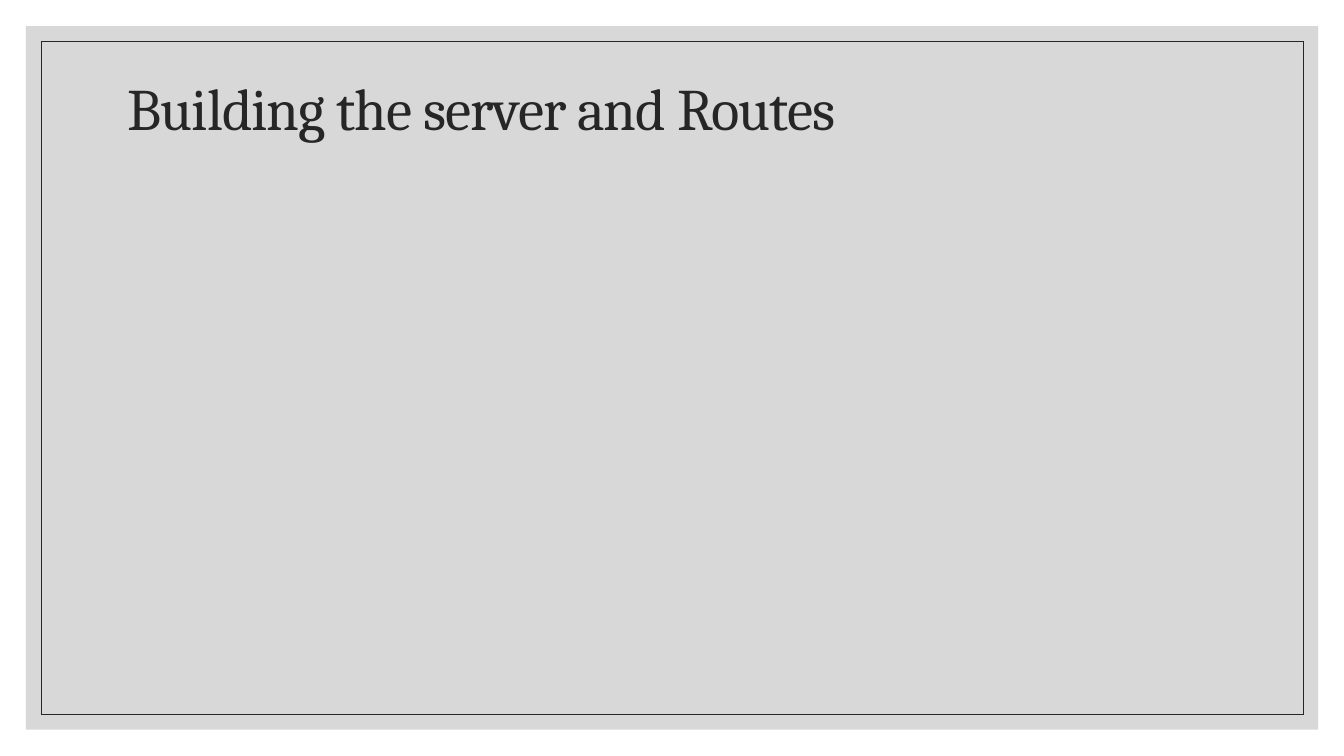
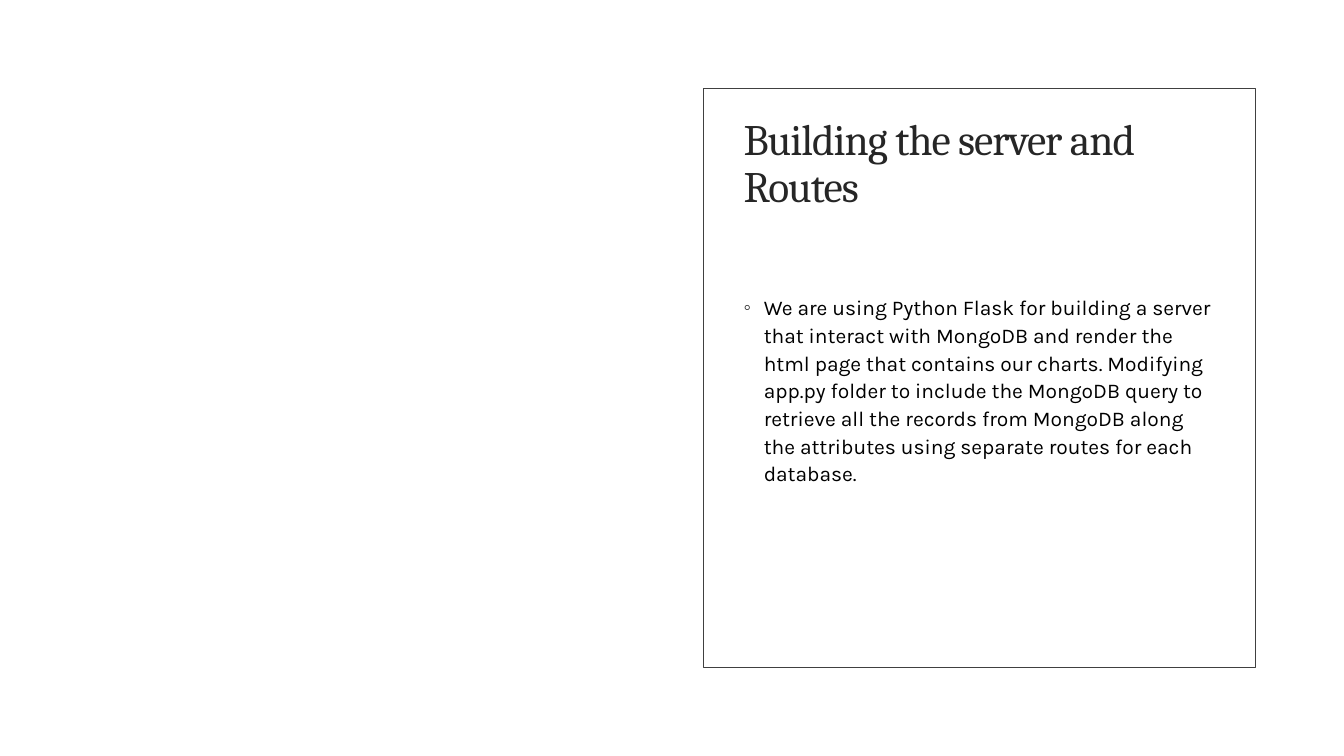
Before and after one commit to alexisperumal/covid-19, a slide deck: slide 10 of Presentation/Project 1 Presentation.pptx. Drawn at 1344x756 pixels with LibreOffice and Linux fonts; fonts in the diff are those of the drawing; background and template pictures are left out. Boxes give left, top, right and bottom in pixels: in the first picture for what was removed or moved away, otherwise in the second. Text is boxed around its words. In the diff, an @@ line names an element or a change of style, - is before the commit and + after.

Commit message:
updated the Presentation with teh fullstack layout

```diff
--- a/Presentation/Project 1 Presentation.pptx
+++ b/Presentation/Project 1 Presentation.pptx
@@ rectangle added at <box>0,0,1344,756</box>, fill #FFFFFF @@
@@ rectangle removed at <box>26,26,1319,730</box> @@
@@ rectangle removed at <box>41,41,1304,715</box> @@
@@ rectangle added at <box>685,71,1273,685</box>, fill #FFFFFF at 94% opacity @@
@@ rectangle added at <box>703,89,1255,667</box>, outline #404040 0.5 pt @@
@@ title "Building the server and Routes": place and size @@
-title "Building the server and Routes" at <box>128,89,835,142</box>
+title "Building the server and Routes" at <box>744,125,1135,203</box>
@@ title "Building the server and Routes" at <box>744,125,1135,203</box>: size 42 to 31 pt @@
@@ text added at <box>764,300,1210,482</box>, 15 pt, text #000000 @@
+◦ We are using Python Flask for building a server that interact with MongoDB and render the html page that contains our charts. Modifying app.py folder to include the MongoDB query to retrieve all the records from MongoDB along the attributes using separate routes for each database.
```
Also in this commit, not shown: 4 other slides changed.
